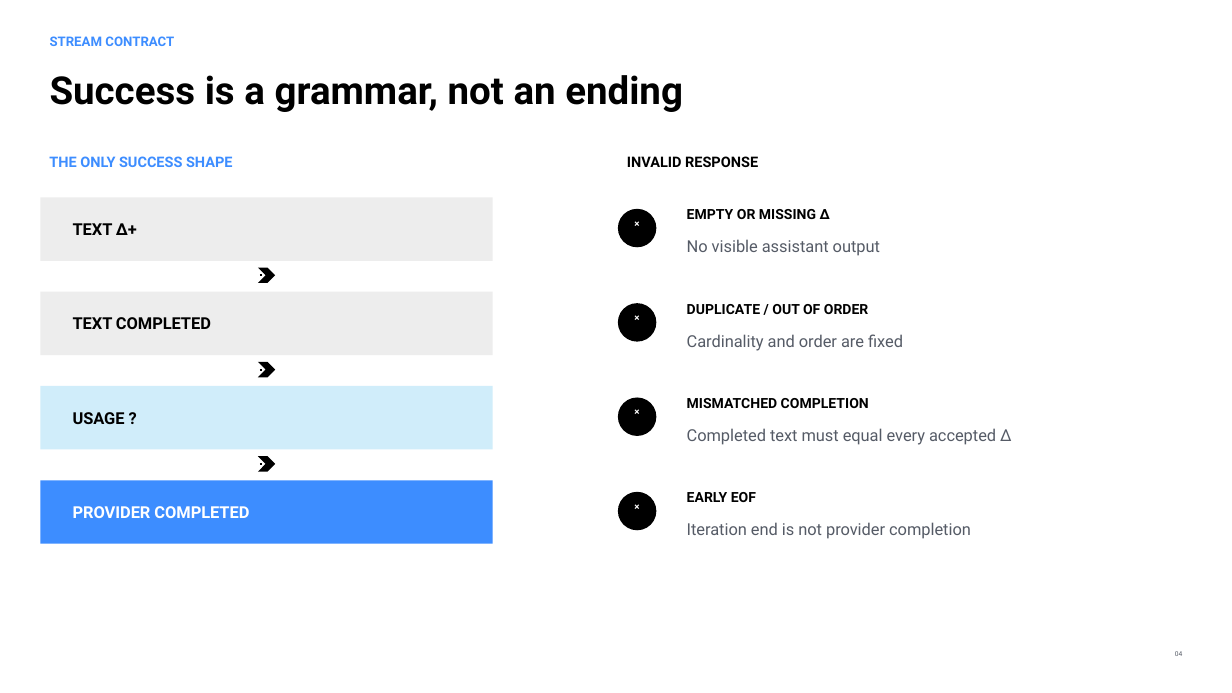
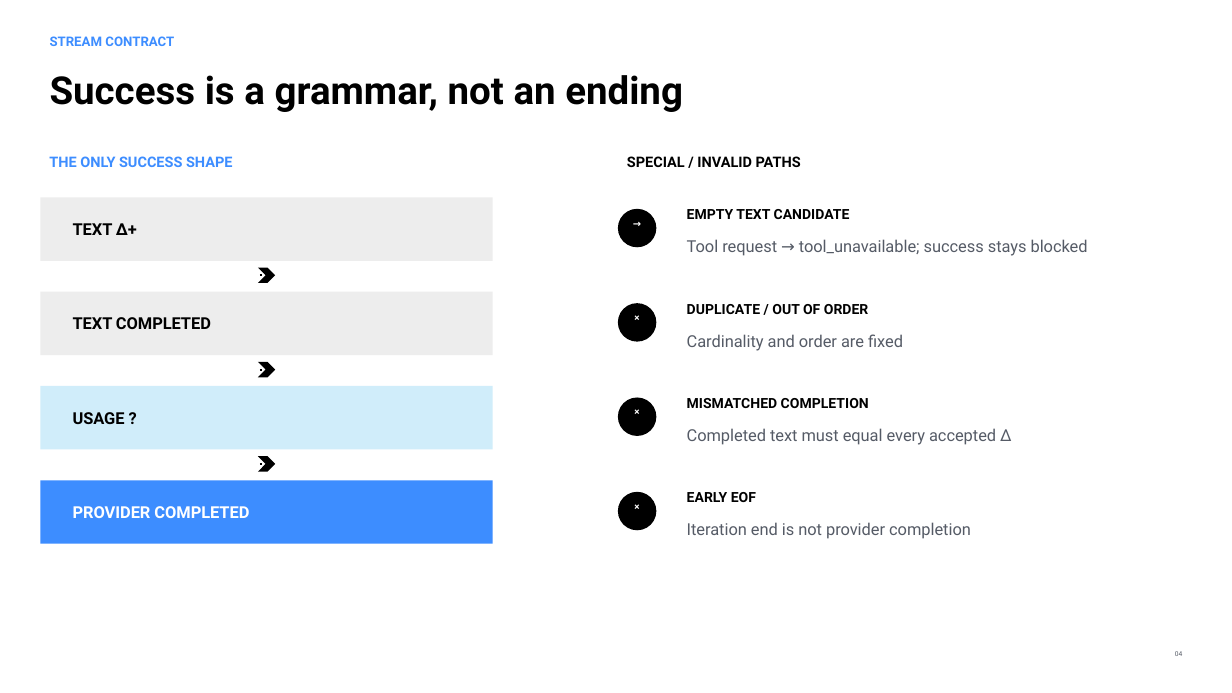
Before and after one commit to jimmie-potts/code-assist-harness, a slide deck: slide 4 of docs/lessons/assets/cah-021-one-model-turn.pptx. Drawn at 1232x693 pixels with LibreOffice and Linux fonts; fonts in the diff are those of the drawing. Boxes give left, top, right and bottom in pixels: in the first picture for what was removed or moved away, otherwise in the second. Text is boxed around its words. In the diff, an @@ line names an element or a change of style, - is before the commit and + after.

```diff
--- a/docs/lessons/assets/cah-021-one-model-turn.pptx
+++ b/docs/lessons/assets/cah-021-one-model-turn.pptx
@@ text at bbox=[627, 156, 801, 167]: text changed @@
-INVALID RESPONSE
+SPECIAL / INVALID PATHS
@@ text at bbox=[687, 209, 850, 219]: text changed @@
-EMPTY OR MISSING Δ
+EMPTY TEXT CANDIDATE
@@ text at bbox=[618, 213, 657, 234]: text changed @@
-×
+→
@@ text at bbox=[687, 239, 1088, 256]: text changed @@
-No visible assistant output
+Tool request → tool_unavailable; success stays blocked
```
Also in this commit, not shown: 2 other slides changed, 10 other files.
